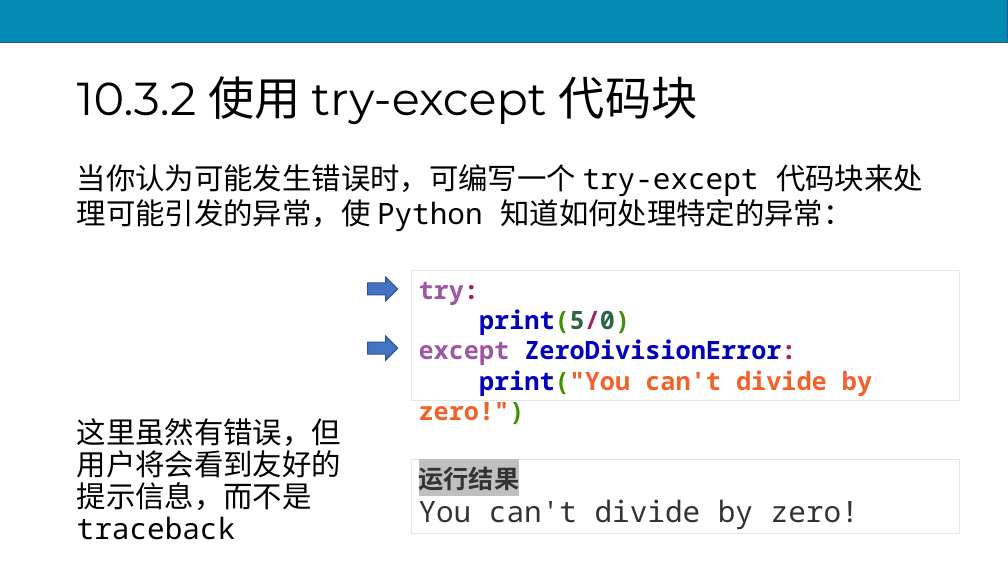
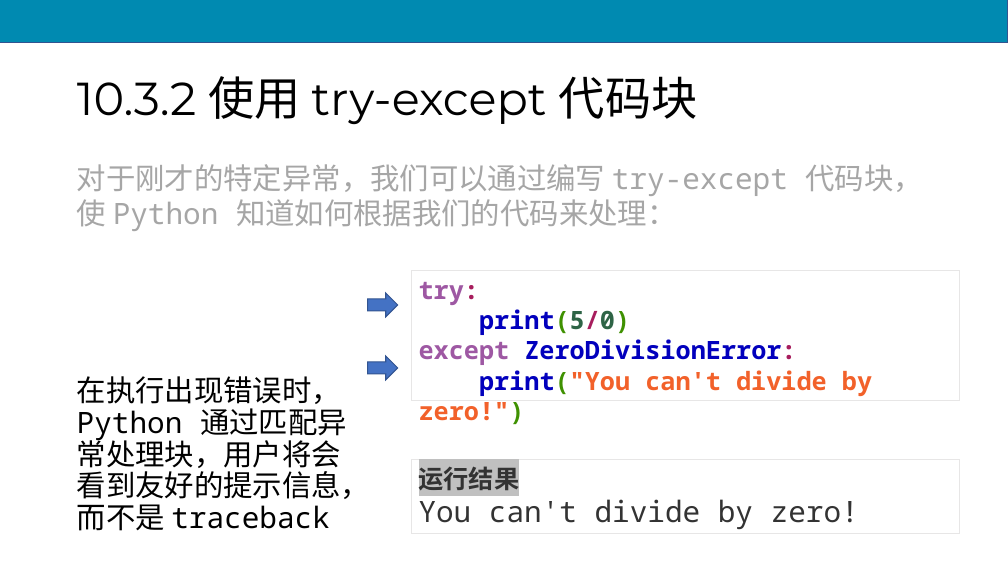
Before and after one commit to scruel/pcc_3e_slides, a slide deck: slide 53 of PPT/python10.pptx (slide 52 before the commit). Drawn at 1008x567 pixels with LibreOffice and Linux fonts; fonts in the diff are those of the drawing. Boxes give left, top, right and bottom in pixels: in the first picture for what was removed or moved away, otherwise in the second. Text is boxed around its words. In the diff, an @@ line names an element or a change of style, - is before the commit and + after.

```diff
--- a/PPT/python10.pptx
+++ b/PPT/python10.pptx
@@ text at bbox=[77, 164, 923, 231]: text changed; text colour #000000 to #A6A6A6 @@
-当你认为可能发生错误时，可编写一个 try-except 代码块来处理可能引发的异常，使 Python 知道如何处理特定的异常：
+对于刚才的特定异常，我们可以通过编写 try-except 代码块，使 Python 知道如何根据我们的代码来处理：
@@ right arrow: place and size @@
-right arrow at bbox=[368, 277, 398, 301]
+right arrow at bbox=[368, 293, 398, 318]
@@ right arrow: place and size @@
-right arrow at bbox=[368, 337, 398, 361]
+right arrow at bbox=[368, 356, 398, 380]
@@ text at bbox=[77, 376, 371, 531]: text changed @@
-这里虽然有错误，但用户将会看到友好的提示信息，而不是 traceback
+在执行出现错误时， Python 通过匹配异常处理块，用户将会看到友好的提示信息，而不是 traceback
```
Also in this commit, not shown: 9 other slides changed, 1 slide added, 17 other files.
